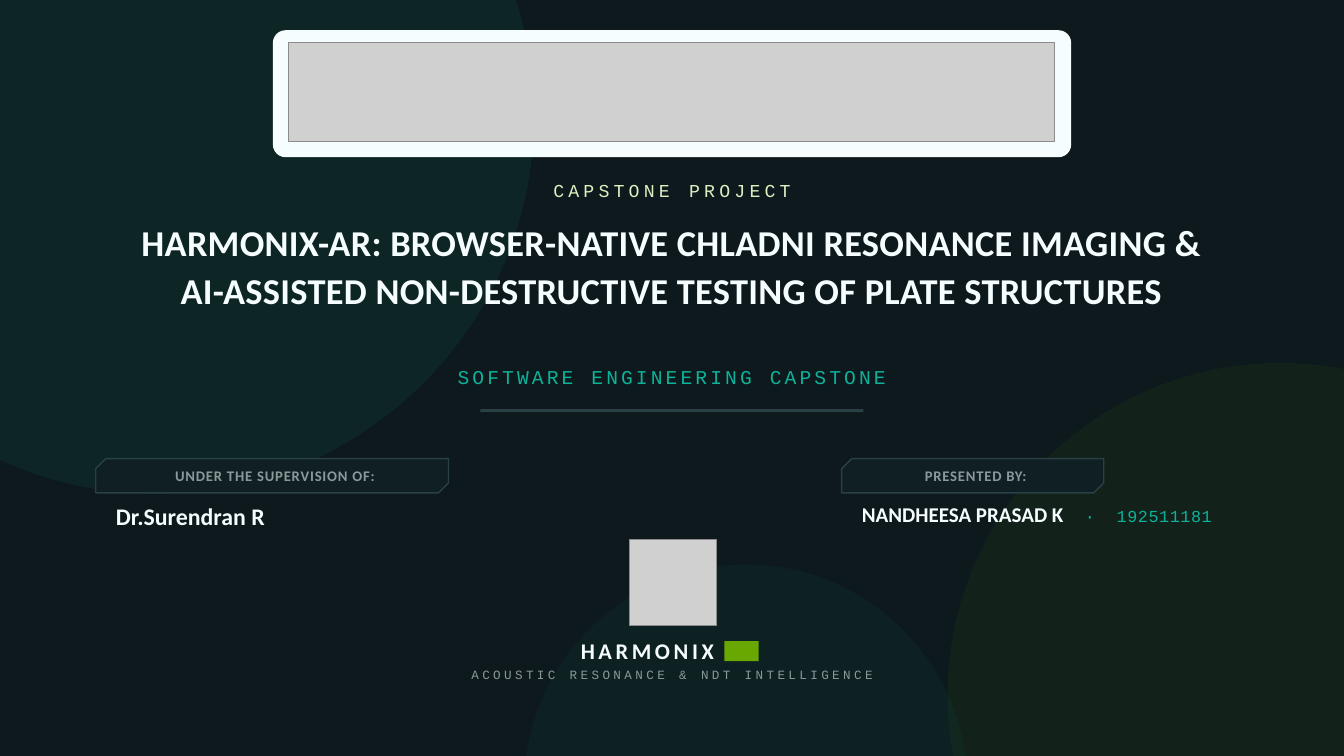
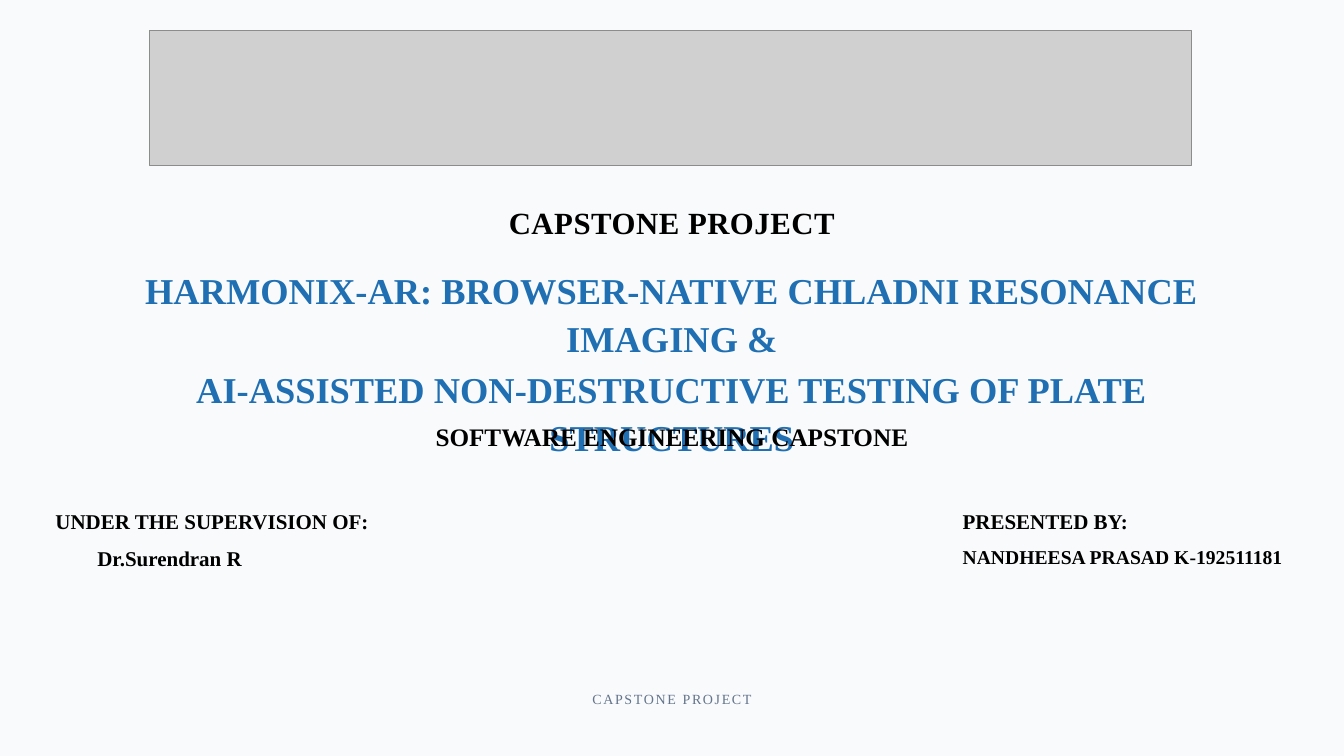
Before and after one commit to nandhish3004/Harmonix-AI, a slide deck: slide 1 of HARMONIX-AR_Capstone_Deck.pptx. Drawn at 1344x756 pixels with LibreOffice and Linux fonts; fonts in the diff are those of the drawing; grey boxes stand for pictures. Boxes give left, top, right and bottom in pixels: in the first picture for what was removed or moved away, otherwise in the second. Text is boxed around its words. In the diff, an @@ line names an element or a change of style, - is before the commit and + after.

Commit message:
docs: capstone deck v2 — real app UI screenshots (headless build) + current light engineering theme + reference-exact title slide

```diff
--- a/HARMONIX-AR_Capstone_Deck.pptx
+++ b/HARMONIX-AR_Capstone_Deck.pptx
@@ background #0D191C to #F8FAFC @@
@@ ellipse removed at bbox=[0, 0, 534, 494] @@
@@ picture: place and size @@
-picture at bbox=[289, 42, 1056, 142]
+picture at bbox=[149, 30, 1192, 165]
@@ rounded rectangle removed at bbox=[273, 30, 1072, 157] @@
@@ text "CAPSTONE PROJECT": place and size @@
-text "CAPSTONE PROJECT" at bbox=[553, 185, 790, 197]
+text "CAPSTONE PROJECT" at bbox=[509, 213, 835, 235]
@@ text "CAPSTONE PROJECT" at bbox=[509, 213, 835, 235]: size 13 to 22 pt, font Courier New to Times New Roman, text colour #DDF0C2 to #000000, letter spacing 3 to 0.4 pt, bold on @@
@@ text "HARMONIX-AR: BROWSER-NATIVE CHLADNI RESONANCE IMAGING ...": place and size @@
-text "HARMONIX-AR: BROWSER-NATIVE CHLADNI RESONANCE IMAGING ..." at bbox=[141, 232, 1166, 305]
+text "HARMONIX-AR: BROWSER-NATIVE CHLADNI RESONANCE IMAGING ..." at bbox=[145, 280, 1198, 404]
@@ text "HARMONIX-AR: BROWSER-NATIVE CHLADNI RESONANCE IMAGING ..." at bbox=[145, 280, 1198, 404]: font Calibri to Times New Roman, text colour #F5FDFF to #1F6FB2, letter spacing 0.2 to 0 pt; line spacing 1.05 to 1.1 @@
@@ ellipse removed at bbox=[948, 363, 1344, 756] @@
@@ rectangle removed at bbox=[481, 409, 864, 412] @@
@@ text "SOFTWARE ENGINEERING CAPSTONE": place and size @@
-text "SOFTWARE ENGINEERING CAPSTONE" at bbox=[458, 371, 886, 384]
+text "SOFTWARE ENGINEERING CAPSTONE" at bbox=[436, 426, 908, 452]
@@ text "SOFTWARE ENGINEERING CAPSTONE" at bbox=[436, 426, 908, 452]: size 14 to 18 pt, font Courier New to Times New Roman, text colour #0EB29A to #000000, letter spacing 2.2 to 0 pt, bold on @@
@@ freeform shape removed at bbox=[96, 459, 449, 493] @@
-UNDER THE SUPERVISION OF:
@@ freeform shape removed at bbox=[842, 459, 1104, 493] @@
-PRESENTED BY:
@@ text "UNDER THE SUPERVISION OF:": place and size @@
-text "UNDER THE SUPERVISION OF:" at bbox=[116, 508, 264, 525]
+text "UNDER THE SUPERVISION OF:" at bbox=[55, 515, 368, 567]
@@ text at bbox=[55, 515, 368, 530]: paragraph added @@
+UNDER THE SUPERVISION OF:
@@ picture removed at bbox=[630, 539, 717, 626] @@
@@ text at bbox=[963, 515, 1282, 565]: text changed; size 15 to 14 pt; font Calibri to Times New Roman; text colour #F5FDFF to #000000 @@
-NANDHEESA PRASAD K · 192511181
+PRESENTED BY:
+NANDHEESA PRASAD K-192511181
@@ text at bbox=[97, 551, 242, 567]: size 17 to 15 pt, font Calibri to Times New Roman, text colour #F5FDFF to #000000 in "Dr.Surendran R"; more space between paragraphs @@
@@ ellipse removed at bbox=[524, 565, 968, 756] @@
@@ text removed at bbox=[581, 644, 748, 663] @@
-HARMONIX AR
@@ rectangle removed at bbox=[725, 641, 759, 661] @@
@@ text removed at bbox=[471, 670, 873, 679] @@
-ACOUSTIC RESONANCE & NDT INTELLIGENCE
@@ text added at bbox=[592, 695, 752, 704], 10 pt, text #64748B @@
+CAPSTONE PROJECT
```
Also in this commit, not shown: 23 other slides changed, 2 slides added, 2 slides removed, 2 other files.
